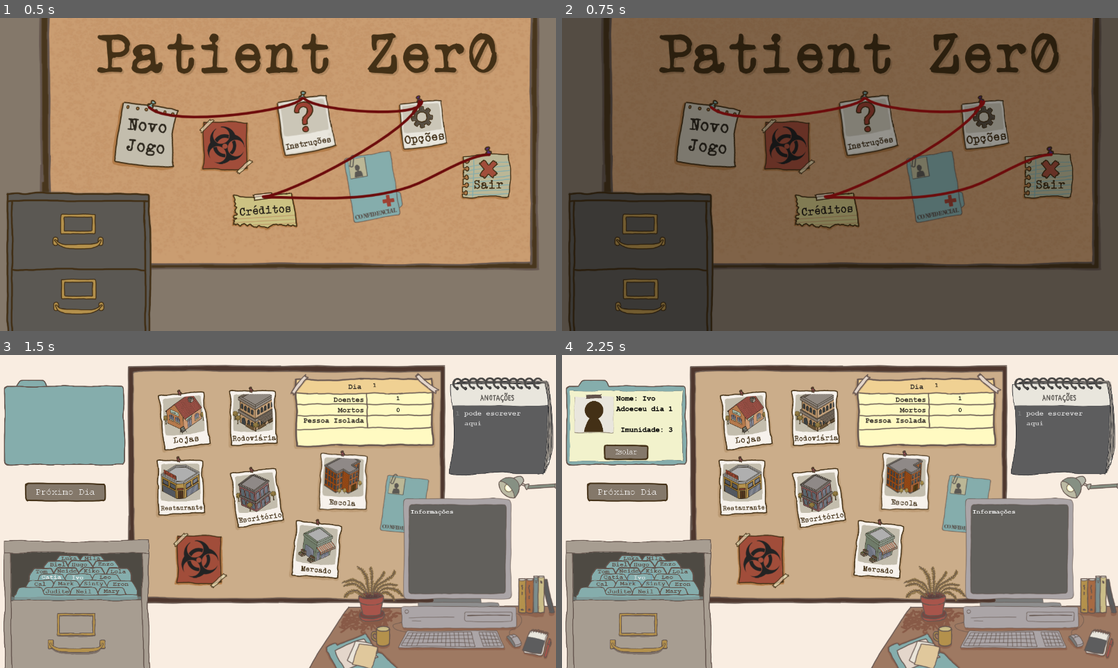
Above: before the commit, frames 1-4 (two rows, left to right).
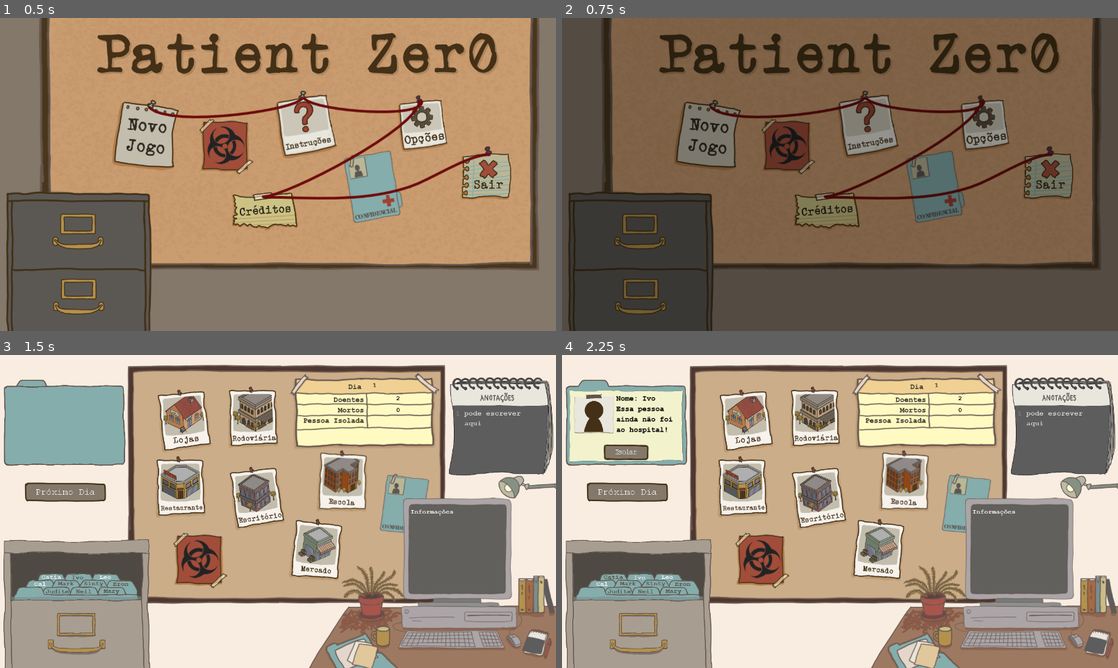
Above: after the commit, the same moments.

Repository: claraig/PatientZero
Game: Godot game, scene res://scenes/Menu.tscn
Two runs of this game, one before a commit and one after it. Both use one fixed random seed, a clock stepped at 60 frames per second and the inputs below.
Inputs (mouse positions are in pixels of both pictures, inside the frame that each line leads up to):
- Up to frame 1 (0.5 s): no input
- Up to frame 2 (0.75 s): click (706, 136) at 0.5 s
- Up to frame 3 (1.5 s): click "Catia" at 1.25 s
- Up to frame 4 (2.25 s): click "Ivo" at 2 s

Frame 1 is identical in both runs. In frame 2, 1.0% of the frame differs, in the area x 26-89%, y 25-58%; in frame 3, 1.2%; in frame 4, 1.5%, in the area x 5-72%, y 13-74%.

Commit message:
adicionado regra dos 40 porcento

Diff:
--- a/scenes/Menu.tscn
+++ b/scenes/Menu.tscn
@@ -49,8 +49,8 @@
 #	pass # Replace with function body.
 
 
-#func _on_sair_pressed() -> void:
-#	pass # Replace with function body.
+func _on_sair_pressed() -> void:
+	get_tree().quit()
 
 
 #func _on_sair_tree_exiting() -> void:
@@ -108,6 +108,7 @@
 margin_top = 396.843
 margin_right = 691.268
 margin_bottom = 494.843
+disabled = true
 texture_normal = ExtResource( 15 )
 texture_hover = ExtResource( 19 )
 __meta__ = {
@@ -138,12 +139,12 @@
 stream = ExtResource( 9 )
 volume_db = 1.541
 
-[node name="FadeIn" parent="." instance=ExtResource( 4 )]
-visible = false
-
 [node name="fios" type="Sprite" parent="."]
 position = Vector2( 641.777, 358.211 )
 texture = ExtResource( 1 )
+
+[node name="FadeIn" parent="." instance=ExtResource( 4 )]
+visible = false
 [connection signal="pressed" from="mural/novojogo" to="." method="_on_novojogo_pressed"]
 [connection signal="pressed" from="mural/instrucoes" to="." method="_on_instrucoes_pressed"]
 [connection signal="pressed" from="mural/opcoes" to="." method="_on_opcoes_pressed"]
--- a/scenes/Menu/Instructions.tscn
+++ b/scenes/Menu/Instructions.tscn
@@ -26,6 +26,9 @@
 rect_min_size = Vector2( 800, 0 )
 custom_constants/separation = 30
 alignment = 1
+__meta__ = {
+"_edit_use_anchors_": false
+}
 
 [node name="Label" type="Label" parent="CenterContainer/VBoxContainer"]
 margin_right = 800.0
--- a/scenes/Menu/Options.tscn
+++ b/scenes/Menu/Options.tscn
@@ -1,9 +1,20 @@
-[gd_scene load_steps=5 format=2]
+[gd_scene load_steps=10 format=2]
 
 [ext_resource path="res://assets/menu/options/menu_opcoes.png" type="Texture" id=1]
 [ext_resource path="res://assets/audio/key1.wav" type="AudioStream" id=2]
 [ext_resource path="res://Fonts/blackground_60.tres" type="DynamicFont" id=3]
 [ext_resource path="res://scenes/Menu/ReturnToTitle.gd" type="Script" id=4]
+[ext_resource path="res://Fonts/TCCM____.TTF" type="DynamicFontData" id=5]
+[ext_resource path="res://assets/autoral/Botoes/seta.png" type="Texture" id=6]
+[ext_resource path="res://Fonts/COURBD.TTF" type="DynamicFontData" id=7]
+
+[sub_resource type="DynamicFont" id=1]
+size = 30
+font_data = ExtResource( 7 )
+
+[sub_resource type="DynamicFont" id=2]
+size = 34
+font_data = ExtResource( 5 )
 
 [node name="Options" type="Node2D"]
 script = ExtResource( 4 )
@@ -26,4 +37,59 @@
 __meta__ = {
 "_edit_use_anchors_": false
 }
+
+[node name="dificuldade" type="Label" parent="."]
+margin_left = 635.874
+margin_top = 215.145
+margin_right = 844.874
+margin_bottom = 254.145
+rect_rotation = -5.98964
+custom_fonts/font = SubResource( 1 )
+custom_colors/font_color = Color( 0.286275, 0.211765, 0.105882, 1 )
+text = "Dificuldade"
+__meta__ = {
+"_edit_use_anchors_": false
+}
+
+[node name="valorDificuldade" type="Label" parent="."]
+margin_left = 874.98
+margin_top = 185.097
+margin_right = 990.98
+margin_bottom = 224.097
+rect_rotation = -6.0
+custom_fonts/font = SubResource( 2 )
+custom_colors/font_color = Color( 0.286275, 0.211765, 0.105882, 1 )
+text = "Muito Dificil"
+align = 1
+__meta__ = {
+"_edit_use_anchors_": false
+}
+
+[node name="aumentaDificuldade" type="Button" parent="."]
+margin_left = 985.292
+margin_top = 175.588
+margin_right = 1139.29
+margin_bottom = 323.588
+rect_rotation = -6.0
+rect_scale = Vector2( 0.283603, 0.24631 )
+icon = ExtResource( 6 )
+flat = true
+__meta__ = {
+"_edit_use_anchors_": false
+}
+
+[node name="diminuiDificuldade" type="Button" parent="."]
+margin_left = 882.407
+margin_top = 222.518
+margin_right = 1036.41
+margin_bottom = 370.518
+rect_rotation = 173.0
+rect_scale = Vector2( 0.283603, 0.24631 )
+icon = ExtResource( 6 )
+flat = true
+__meta__ = {
+"_edit_use_anchors_": false
+}
 [connection signal="pressed" from="b_back" to="." method="_on_Button_pressed"]
+[connection signal="pressed" from="aumentaDificuldade" to="." method="_on_aumentaDificuldade_pressed"]
+[connection signal="pressed" from="diminuiDificuldade" to="." method="_on_diminuiDificuldade_pressed"]
--- a/scenes/Menu/ReturnToTitle.gd
+++ b/scenes/Menu/ReturnToTitle.gd
@@ -1,7 +1,8 @@
 extends Node2D
 
 
-#func _ready() -> void:
+func _ready() -> void:
+	atualizaValorDificuldade()
 #	pass # Replace with function body.
 
 
@@ -13,3 +14,29 @@
 func _on_Button_pressed():
 	get_node('audio').play()
 	get_tree().change_scene("res://scenes/Menu.tscn")
+
+
+func atualizaValorDificuldade():
+	var dificuldade = get_node("/root/Configuracoes").dificuldade
+	var labelValorDificuldade = get_node("valorDificuldade")
+	if (dificuldade == 0):
+		labelValorDificuldade.text = "Normal"
+		labelValorDificuldade.add_color_override("font_color", Color(0.212, 0.608, 0.145))
+	elif (dificuldade == 1):
+		labelValorDificuldade.text = "Difícil"
+		labelValorDificuldade.add_color_override("font_color", Color(0.835, 0.859, 0.212))
+	else:
+		labelValorDificuldade.text = "Muito Difícil"
+		labelValorDificuldade.add_color_override("font_color", Color(0.776, 0, 0))
+
+
+
+
+func _on_aumentaDificuldade_pressed():
+	 get_node("/root/Configuracoes").adicionarDificuldade()
+	 atualizaValorDificuldade()
+
+
+func _on_diminuiDificuldade_pressed():
+	 get_node("/root/Configuracoes").diminuirDificuldade()
+	 atualizaValorDificuldade()
--- a/scenes/town.tscn
+++ b/scenes/town.tscn
@@ -77,7 +77,7 @@
 var turnoAtual:int
 var quantidadeDoentes:int = 0
 var quantidadeMortos:int = 0
-var pessoas
+var pessoas:Array
 var lugares
 var pacienteZero
 var venceu = false
@@ -100,6 +100,7 @@
 	pessoas = get_node(\"Population\").listaPessoas
 	print(pessoas)
 	lugares = get_node(\"Places\").get_children()
+	_encontraPacienteZero()
 	_passarTurno()
 	_atualizarInfos()
 
@@ -132,7 +133,7 @@
 
 func _encontraPacienteZero():
 	for n in pessoas:
-		if(n.pacienteZero == 1):
+		if(n.pacienteZero):
 			pacienteZero = n
 
 #func _movimentoPacienteZero():
@@ -172,6 +173,14 @@
 			p.get_node(\"Button\").add_color_override(\"font_color\", Color( 1, 1, 1, 1 ))
 
 
+func adoecerPacienteZero():
+	#caso reste 40% das pessoas não doentes o paciente zero aparece como doente.
+	if ((((pessoas.size() - quantidadeDoentes)/quantidadeDoentes)*100) <= 40 && !pacienteZero.doente):
+		quantidadeDoentes+=1
+		pacienteZero.doente = true
+		pacienteZero.turnoAdoecimento = turnoAtual
+		pacienteZero.get_node(\"Button\").add_color_override(\"font_color\", Color( 1, 1, 1, 1 ))
+
 func _retornaContaminada(doente, visitantes):
 	var sorteado = doente
 	var randon
@@ -183,7 +192,7 @@
 
 func _diminuindoImunidade():
 	for p in pessoas:
-		if(p.doente && p.imunidade > 0):
+		if(p.doente && p.imunidade > 0 && !p.pacienteZero):
 			p.imunidade-=1
 		if(p.imunidade == 0 && !p.morta):
 			p.morta = true
@@ -220,6 +229,7 @@
 		_inserirTurnoLugares()
 		_movimentoVisitacao()
 		_passandoDoenca()
+		adoecerPacienteZero()
 		_tirarIsolamento()
 	else:
 		$canvas_jornal/jornal/j_venceu.show()
--- a/scripts/configuracoes.gd
+++ b/scripts/configuracoes.gd
@@ -2,19 +2,24 @@
 
 
 # Declare member variables here. Examples:
-var dificuldade:int = 1
+var dificuldade:int = 0
 
 
 # Called when the node enters the scene tree for the first time.
 func _ready():
-	dificuldade = 2
+	dificuldade = 0
 	pass
 
 
 # Called every frame. 'delta' is the elapsed time since the previous frame.
 #func _process(delta):
 
-func adicionaDificuldade():
+func adicionarDificuldade():
 	dificuldade+=1
 	if(dificuldade > 2):
-		dificuldade = 0;
+		dificuldade = 0
+
+func diminuirDificuldade():
+	dificuldade-=1
+	if(dificuldade < 0):
+		dificuldade = 2;
Binary file added: Fonts/POWDRFT_.ttf
Binary file added: assets/autoral/Botoes/seta.png
Binary file changed: assets/autoral/Lugares/escola.png
Not shown: 1 places in scenes/town.tscn that only renumber resources
